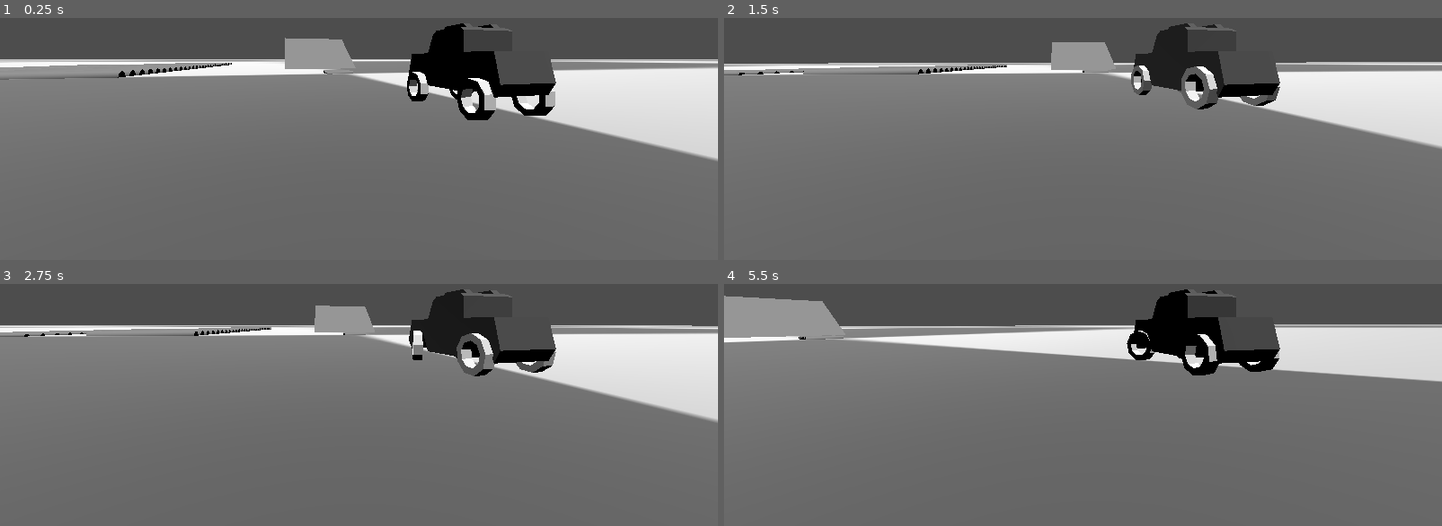
Above: before the commit, frames 1-4 (two rows, left to right).
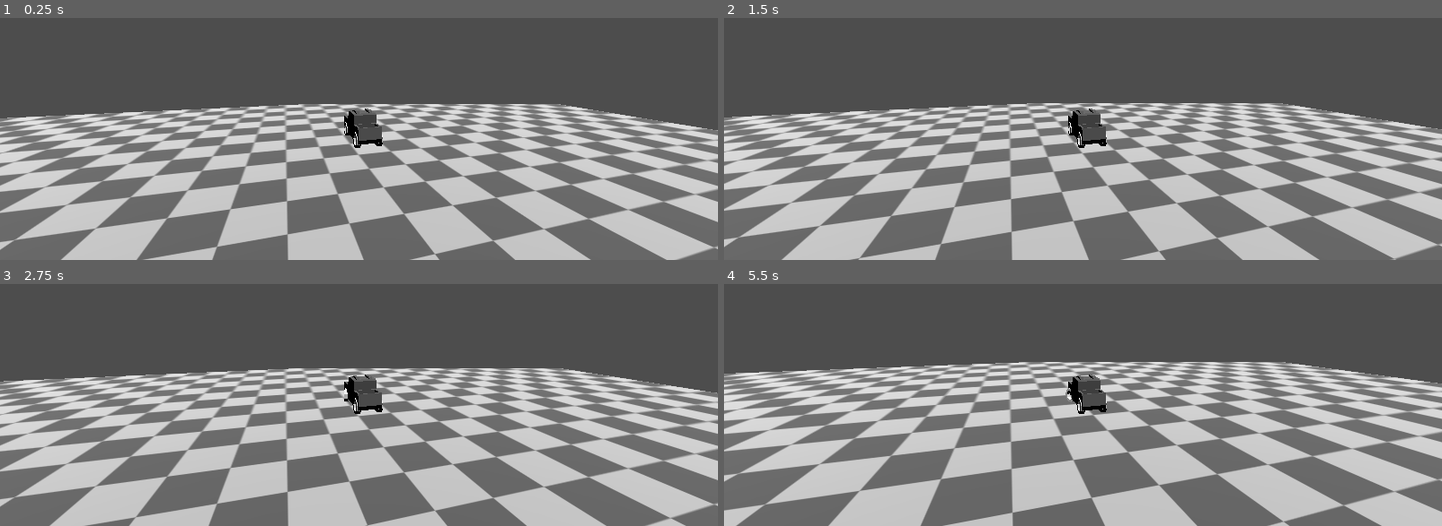
Above: after the commit, the same moments.

Repository: luankaike-code/jh_conclusao_dev
Game: Godot game, scene res://scenes/worlds/test/test_world.tscn
Two runs of this game, one before a commit and one after it. Both use one fixed random seed, a clock stepped at 60 frames per second and the inputs below.
Inputs:
- Up to frame 1 (0.25 s): no input
- Up to frame 2 (1.5 s): hold D (game_turn_right) 0.53-1.28 s; tap S (game_deceleration) at 0.6, 1.35 s; hold A (game_turn_left) from 1.28 s (still down)
- Up to frame 3 (2.75 s): release A (game_turn_left) at 2.03 s; hold D (game_turn_right) from 2.03 s (still down); tap S (game_deceleration) at 2.1 s
- Up to frame 4 (5.5 s): release D (game_turn_right) at 2.78 s; hold W (game_acceleration) 2.78-3.53 s; tap S (game_deceleration) every 0.75 s from 2.85 to 5.1 s; hold A (game_turn_left) from 3.53 s (still down)

The runs differ from the first frame. In frame 1, 55% of the frame differs, in the area x 0-100%, y 2-100%; in frame 2, 53%; in frame 3, 54%; in frame 4, 54%.

Commit message:
Fix raycast can into collision

Diff:
--- a/code-tcc-jh/scenes/raycast_car/raycast_car.gd
+++ b/code-tcc-jh/scenes/raycast_car/raycast_car.gd
@@ -17,6 +17,7 @@
 		return pressed
 	elif Input.is_action_just_released(action):
 		return released
+
 	return default
 
 @warning_ignore("unused_parameter")
--- a/code-tcc-jh/scenes/raycast_car/raycast_car.tscn
+++ b/code-tcc-jh/scenes/raycast_car/raycast_car.tscn
@@ -25,21 +25,21 @@
 shape = SubResource("ConvexPolygonShape3D_46vcx")
 
 [node name="RaycastWheelFL" parent="." unique_id=2125478287 instance=ExtResource("2_scyro")]
-transform = Transform3D(1, 0, 0, 0, 1, 0, 0, 0, 1, -1.677, -0.99801254, -2.852)
+transform = Transform3D(1, 0, 0, 0, 1, 0, 0, 0, 1, -1.4101379, -0.6983373, -2.7183325)
 suspension_strength = 10000.0
 damping_strength = 50.0
 rest_distance = 0.7
 extend_suspension_len = 0.3
 
 [node name="RaycastWheelFR" parent="." unique_id=1939493024 instance=ExtResource("2_scyro")]
-transform = Transform3D(1, 0, 0, 0, 1, 0, 0, 0, 1, 1.677, -0.99801254, -2.852)
+transform = Transform3D(1, 0, 0, 0, 1, 0, 0, 0, 1, 1.41, -0.6983248, -2.718)
 suspension_strength = 10000.0
 damping_strength = 50.0
 rest_distance = 0.7
 extend_suspension_len = 0.3
 
 [node name="RaycastWheelBL" parent="." unique_id=37950975 instance=ExtResource("2_scyro")]
-transform = Transform3D(0.99999994, 0, 0, 0, 0.99999994, 0, 0, 0, 1, -1.6772771, -0.9982915, 2.6555295)
+transform = Transform3D(0.99999994, 0, 0, 0, 0.99999994, 0, 0, 0, 1, -1.41, -0.6983248, 2.656)
 suspension_strength = 10000.0
 damping_strength = 50.0
 rest_distance = 0.7
@@ -47,7 +47,7 @@
 has_motor = true
 
 [node name="RaycastWheelBR" parent="." unique_id=246883373 instance=ExtResource("2_scyro")]
-transform = Transform3D(0.99999875, -0.0015678873, -0.00016444211, 0.0015677918, 0.99999857, -0.00056761777, 0.00016534884, 0.0005673543, 0.9999998, 1.677, -0.99801254, 2.656)
+transform = Transform3D(0.99999994, 0, 0, 0, 0.99999994, 0, 0, 0, 1, 1.41, -0.6983248, 2.656)
 suspension_strength = 10000.0
 damping_strength = 50.0
 rest_distance = 0.7
--- a/code-tcc-jh/scenes/raycast_car/raycast_wheel/raycast_wheel.gd
+++ b/code-tcc-jh/scenes/raycast_car/raycast_wheel/raycast_wheel.gd
@@ -70,7 +70,6 @@
 	var damping_force := damping_strength * contact_rel_velocity
 
 	var up_force := (suspension_force - damping_force) * ray_normal
-	print(up_force)
 	car.apply_force(up_force, middle_wheel)
 
 	## APPLY TURN FORCE
--- a/code-tcc-jh/scenes/worlds/test/test_world.tscn
+++ b/code-tcc-jh/scenes/worlds/test/test_world.tscn
@@ -24,10 +24,10 @@
 transform = Transform3D(1, 0, 0, 0, 0.36534795, 0.930871, 0, -0.930871, 0.36534795, 0, 19.393194, 50.541176)
 
 [node name="RaycastCar" parent="." unique_id=1540622167 instance=ExtResource("2_3rhmh")]
-transform = Transform3D(1, 0, 0, 0, 1, 0, 0, 0, 1, 0, 2.4813433, 36.158005)
+transform = Transform3D(1, 0, 0, 0, 1, 0, 0, 0, 1, 0, 682.7306, 36.158005)
 
 [node name="Camera3D" type="Camera3D" parent="RaycastCar" unique_id=1359250364]
-transform = Transform3D(0.96209913, 0, -0.2727001, 0, 1, 0, 0.2727001, 0, 0.96209913, -10.16074, 0.6555443, 12.88628)
+transform = Transform3D(0.96209913, 0, -0.2727001, 0, 1, 0, 0.2727001, 0, 0.96209913, -10.16074, 9.48762, 34.42354)
 
 [node name="StaticBody3D" type="StaticBody3D" parent="." unique_id=520287358]
 
